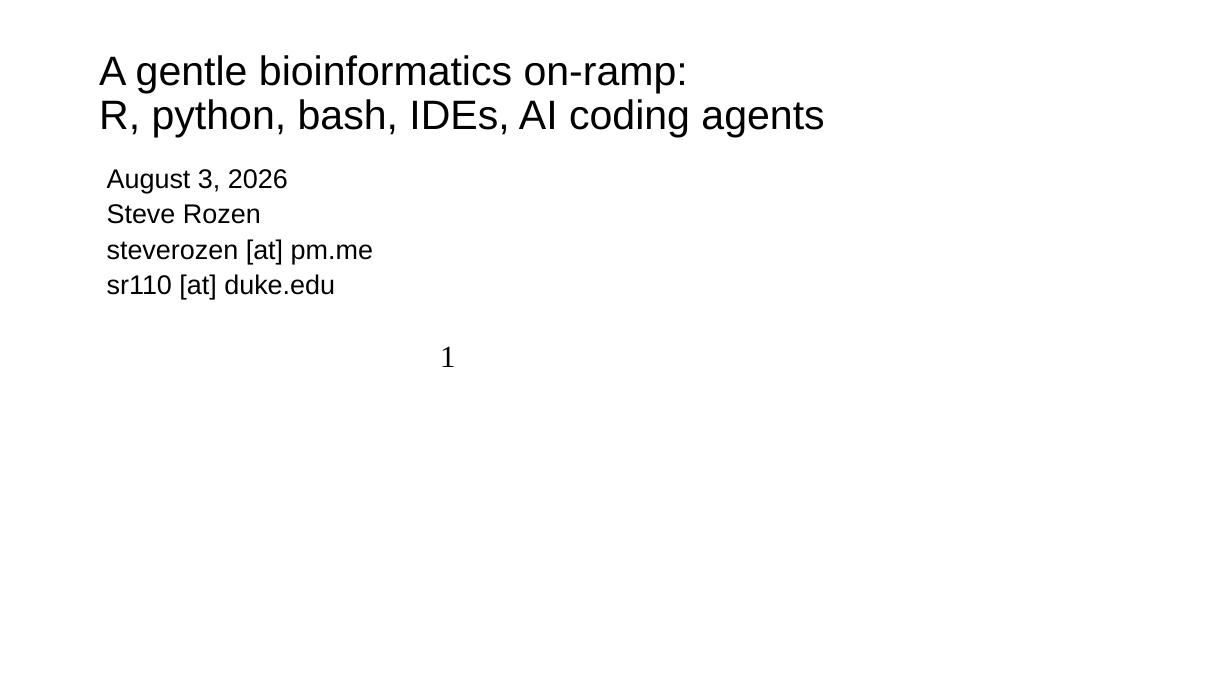
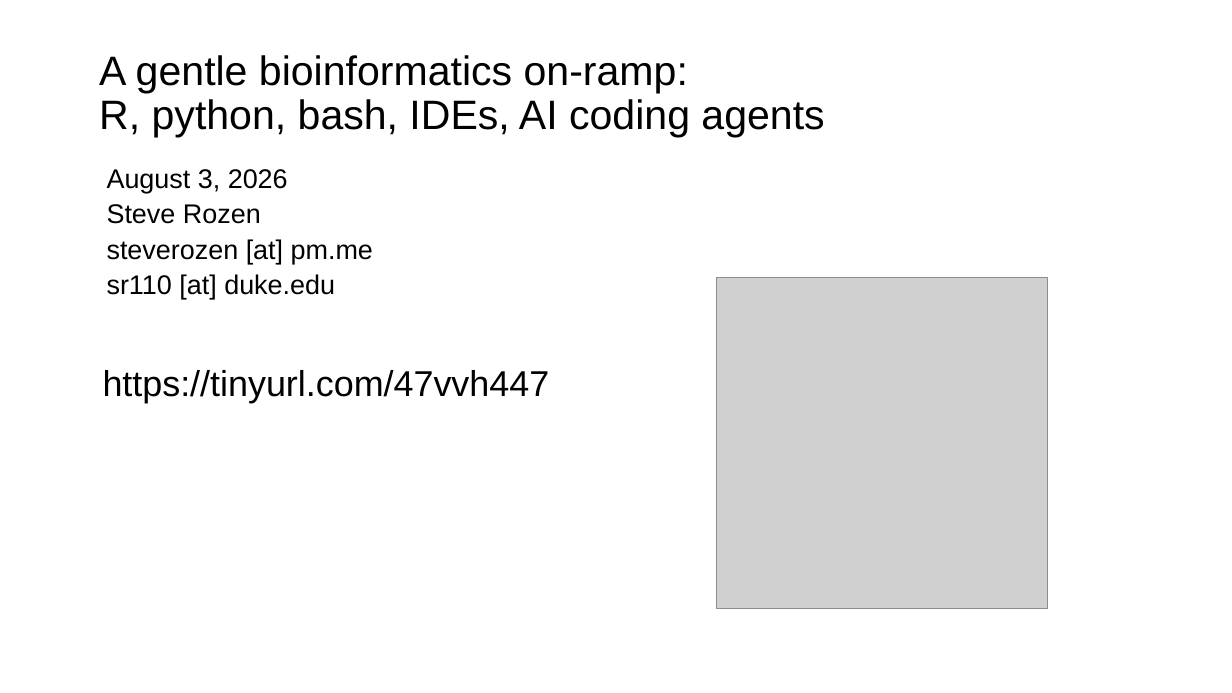
Before and after one commit to steverozen/handouts2026, a slide deck: slide 1 of Steve_Rozen_bioinformatics-on-ramp_2026_08_03.pptx. Drawn at 1232x693 pixels with LibreOffice and Linux fonts; fonts in the diff are those of the drawing; grey boxes stand for pictures. Boxes give left, top, right and bottom in pixels: in the first picture for what was removed or moved away, otherwise in the second. Text is boxed around its words. In the diff, an @@ line names an element or a change of style, - is before the commit and + after.

Commit message:
tinyurl

```diff
--- a/Steve_Rozen_bioinformatics-on-ramp_2026_08_03.pptx
+++ b/Steve_Rozen_bioinformatics-on-ramp_2026_08_03.pptx
@@ picture added at (x1=716, y1=277, x2=1048, y2=609) @@
@@ page number removed at (x1=440, y1=346, x2=455, y2=367) @@
-1
@@ text added at (x1=103, y1=370, x2=550, y2=403), 28 pt, text #000000 @@
+https://tinyurl.com/47vvh447
```
